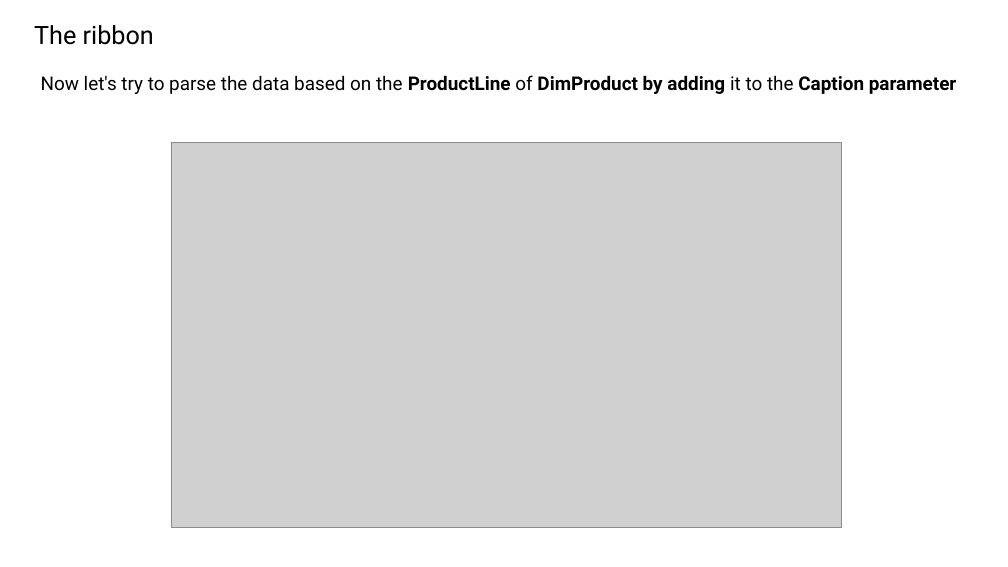
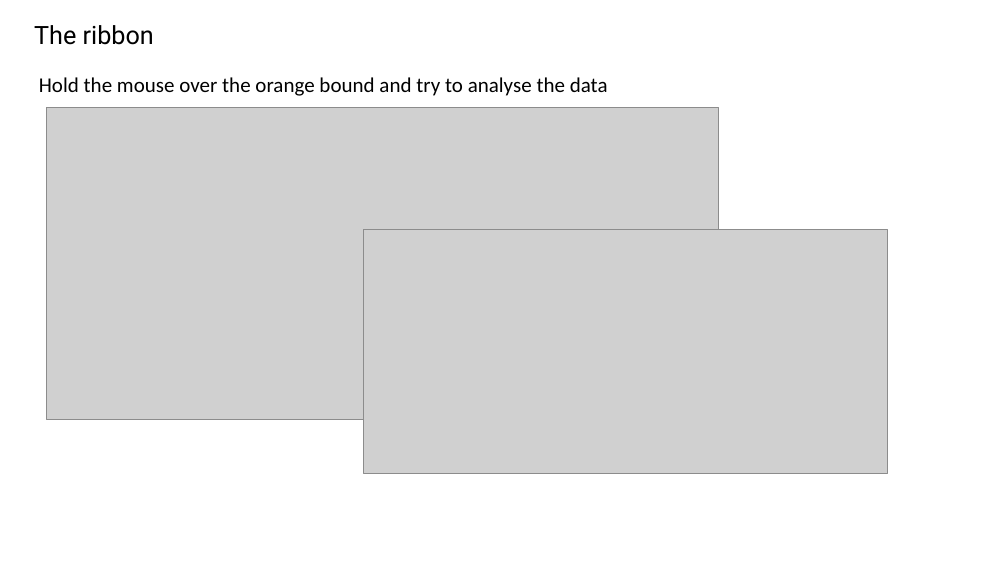
Before and after one commit to bejaouibechir/PowerBI, a slide deck: slide 4 of English/6.Visuals/3.The Ribbon.pptx. Drawn at 1008x567 pixels with LibreOffice and Linux fonts; fonts in the diff are those of the drawing; grey boxes stand for pictures. Boxes give left, top, right and bottom in pixels: in the first picture for what was removed or moved away, otherwise in the second. Text is boxed around its words. In the diff, an @@ line names an element or a change of style, - is before the commit and + after.

```diff
--- a/English/6.Visuals/3.The Ribbon.pptx
+++ b/English/6.Visuals/3.The Ribbon.pptx
@@ text added at bbox=[39, 77, 608, 96], 20 pt, text #000000 @@
+Hold the mouse over the orange bound and try to analyse the data
@@ text removed at bbox=[41, 75, 957, 94] @@
-Now let's try to parse the data based on the ProductLine of DimProduct by adding it to the Caption parameter
@@ picture added at bbox=[46, 107, 718, 420] @@
@@ picture: place and size @@
-picture at bbox=[171, 142, 842, 528]
+picture at bbox=[364, 230, 888, 473]
```
Also in this commit, not shown: 1 other slide changed, 4 slides added, 2 slides removed, 15 other files.
